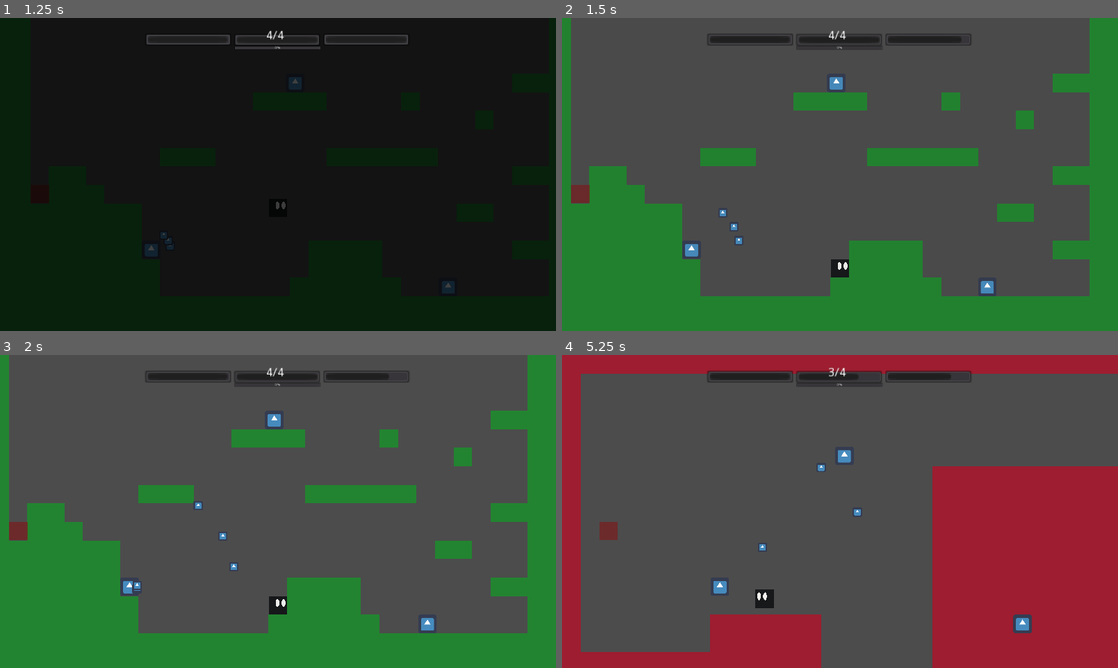
Above: before the commit, frames 1-4 (two rows, left to right).
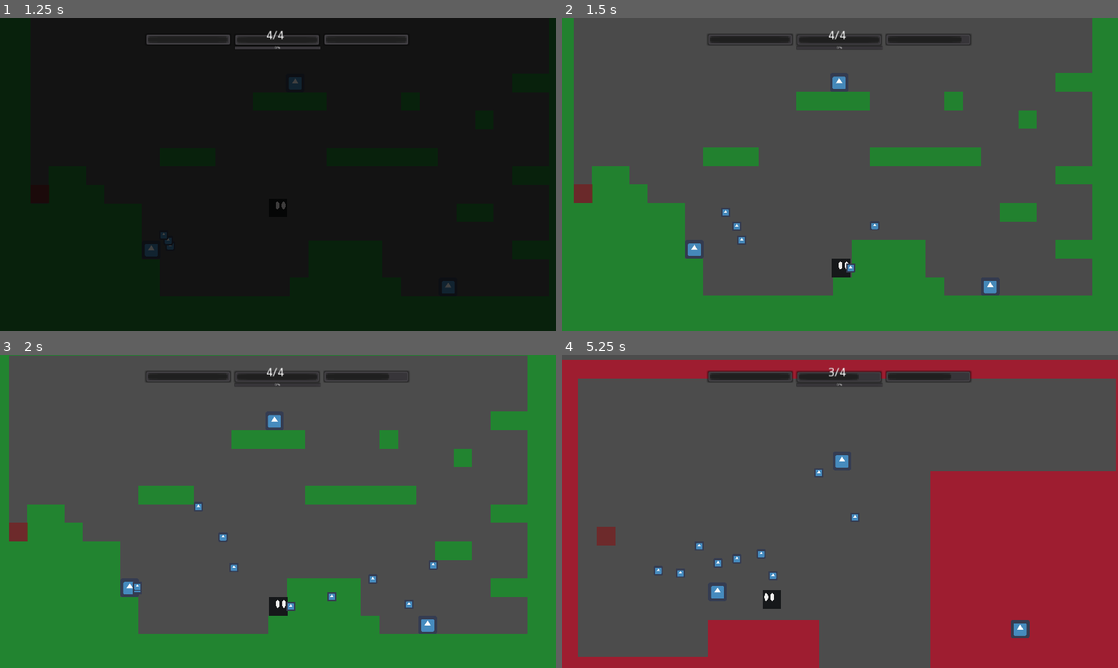
Above: after the commit, the same moments.

Repository: korvato-prime/hyperdimensional-knight
Game: Godot game, scene res://interface/TitleSceen.tscn
The game is run twice, just before and just after one commit, with the same random seed, the same clock (stepped at 60 frames per second) and the same inputs. The engine's default icon, where the game draws it, is replaced by a stand-in: a white triangle on a blue panel in a dark square.
Inputs:
- Up to frame 1 (1.25 s): click "New Game" at 0.5 s
- Up to frame 2 (1.5 s): hold Right (ui_right) from 1.28 s (still down); hold Z (shoot) from 1.28 s (still down)
- Up to frame 3 (2 s): keep holding Right (ui_right); keep holding Z (shoot); tap Up (jump) at 1.52 s
- Up to frame 4 (5.25 s): release Right (ui_right) at 2.03 s; release Z (shoot) at 2.03 s; hold Down (ui_down) 2.03-2.78 s; tap Space (swap) at 2.1, 3.6, 5.1 s; tap Up (jump) at 2.27, 3.77, 4.52 s; hold Z (shoot) 2.78-3.53 s; hold Right (ui_right) 2.78-4.28 s; hold Z (shoot) 4.28-5.03 s; hold Left (ui_left) from 4.28 s (still down)

Frame 1 is identical in both runs. In frame 2, 2.3% of the frame differs, in the area x 1-96%, y 0-89%; in frame 3, 1.3%; in frame 4, 5.5%, in the area x 0-100%, y 0-100%.
Error before the commit: Invalid set index 'screen_shake' (on base: 'Node (Globals.gd)') with value of type 'Node (ScreenShake.gd)'. (res://multiuse_resources/ScreenShake.gd:14)

Commit message:
Update Globals.gd

Diff:
--- a/autoloads/Globals.gd
+++ b/autoloads/Globals.gd
@@ -1 +1,6 @@
 extends Node
+
+var screen_shake
+
+func screen_shake(duration = 0.2, fraquency = 15, amplitude = 16, priority = 0):
+	screen_shake.start(duration, fraquency, amplitude, priority)
